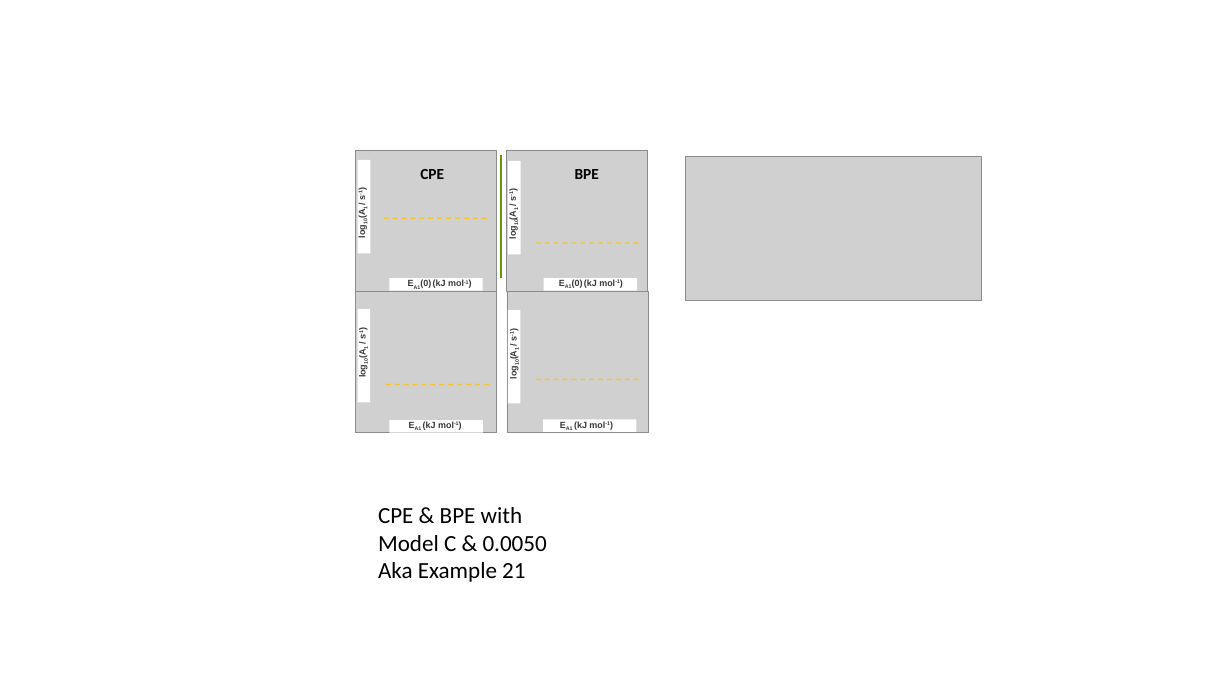
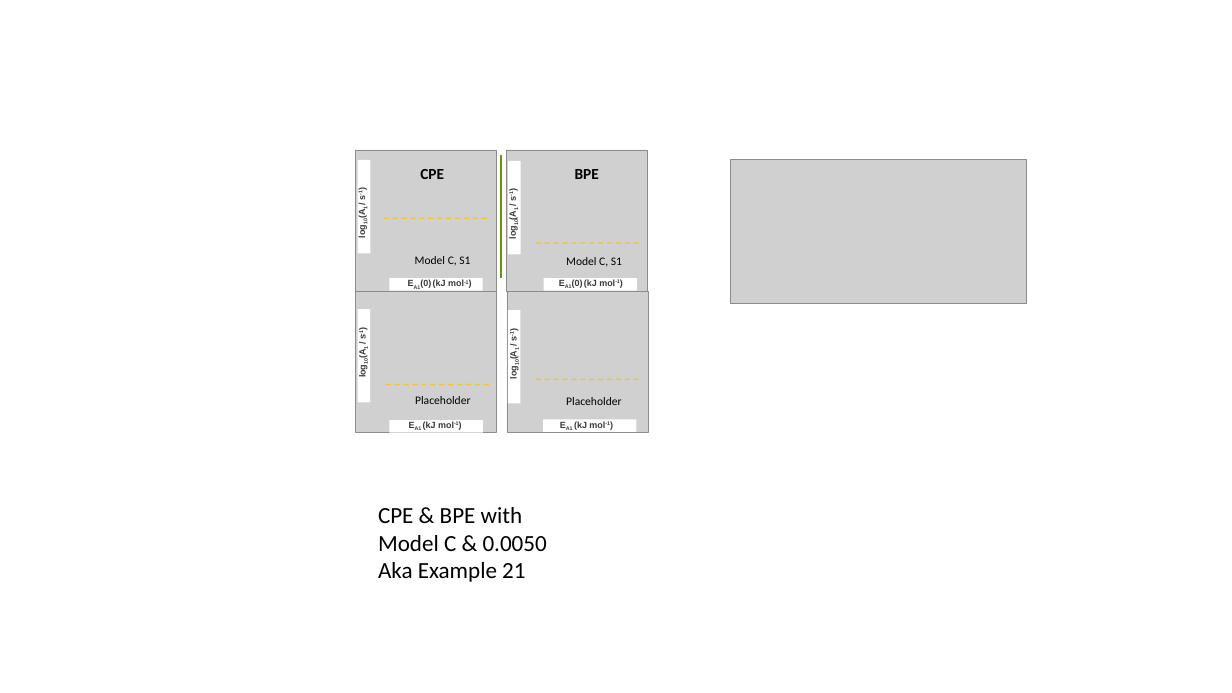
Before and after one commit to AdityaSavara/PEUQSE, a slide deck: slide 4 of Examples/Example19/0-ConsolidatedResultsExample19toExample21_optimized_map_mcmc_images.pptx. Drawn at 1232x693 pixels with LibreOffice and Linux fonts; fonts in the diff are those of the drawing; grey boxes stand for pictures. Boxes give left, top, right and bottom in pixels: in the first picture for what was removed or moved away, otherwise in the second. Text is boxed around its words. In the diff, an @@ line names an element or a change of style, - is before the commit and + after.

```diff
--- a/Examples/Example19/0-ConsolidatedResultsExample19toExample21_optimized_map_mcmc_images.pptx
+++ b/Examples/Example19/0-ConsolidatedResultsExample19toExample21_optimized_map_mcmc_images.pptx
@@ picture: place and size @@
-picture at box(685, 156, 982, 300)
+picture at box(730, 159, 1027, 303)
@@ text added at box(415, 256, 470, 265), 9 pt, text #000000 @@
+Model C, S1
@@ text added at box(566, 257, 622, 266), 9 pt, text #000000 @@
+Model C, S1
@@ text added at box(415, 396, 470, 404), 9 pt, text #000000 @@
+Placeholder
@@ text added at box(566, 397, 621, 405), 9 pt, text #000000 @@
+Placeholder
```
Also in this commit, not shown: 5 other slides changed, 24 other files.
